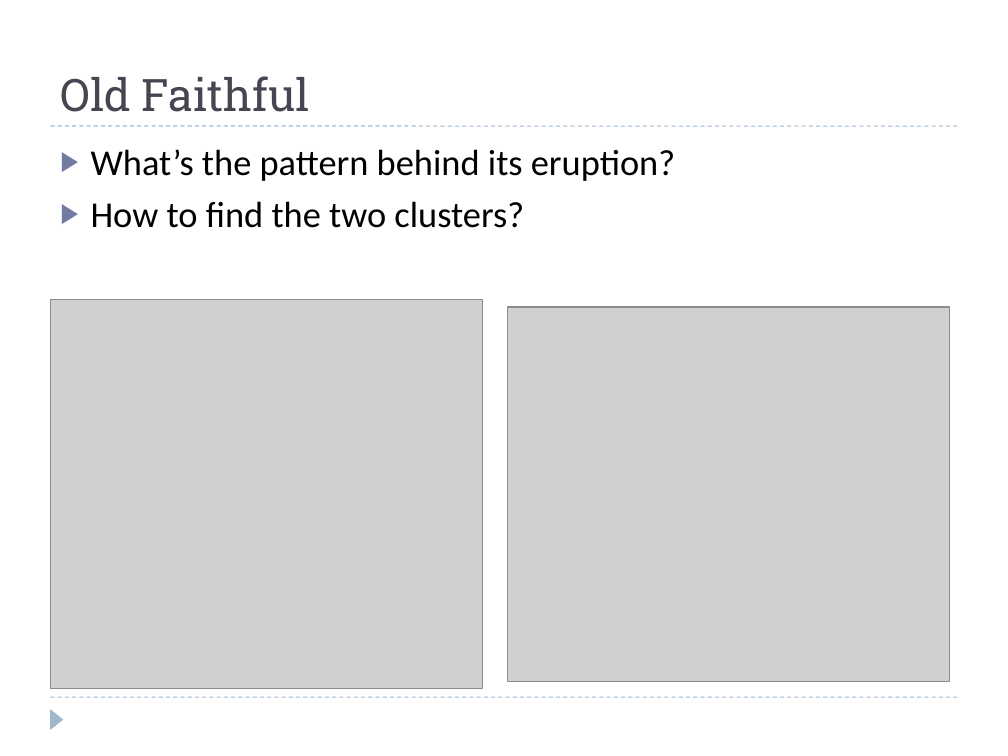
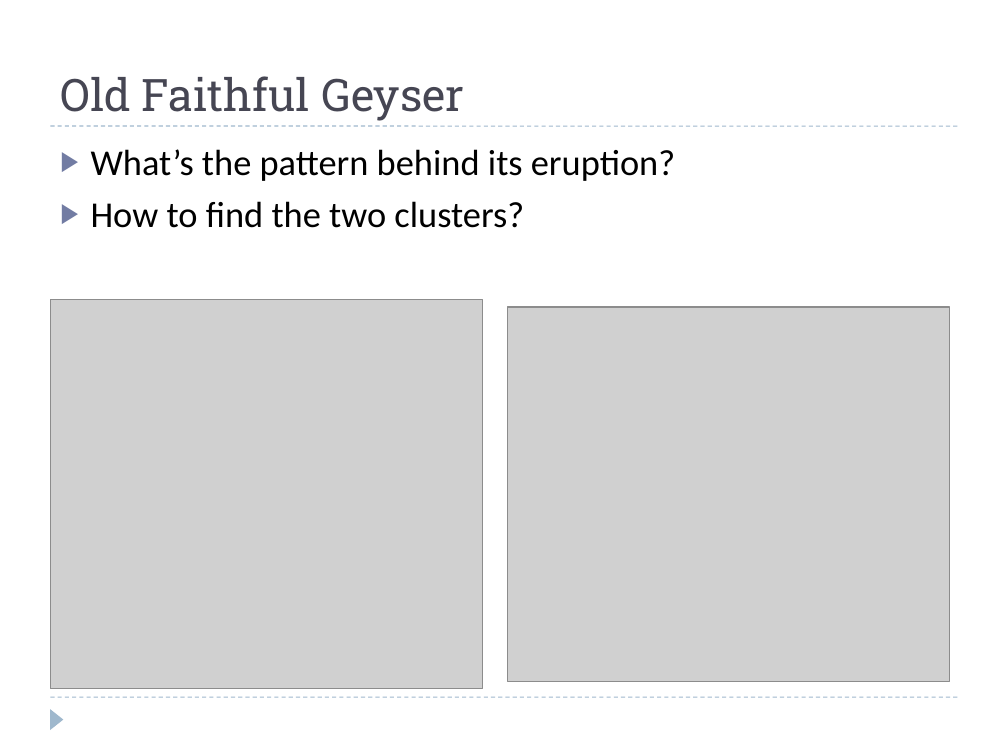
Before and after one commit to eldridgejm/dsc40b-2021-wi-public, a slide deck: slide 14 of published/lectures/01-intro/slides-wang.pptx. Drawn at 1008x756 pixels with LibreOffice and Linux fonts; fonts in the diff are those of the drawing; grey boxes stand for pictures. Boxes give left, top, right and bottom in pixels: in the first picture for what was removed or moved away, otherwise in the second. Text is boxed around its words. In the diff, an @@ line names an element or a change of style, - is before the commit and + after.

```diff
--- a/published/lectures/01-intro/slides-wang.pptx
+++ b/published/lectures/01-intro/slides-wang.pptx
@@ title at [60, 76, 464, 121]: text changed @@
-Old Faithful
+Old Faithful Geyser
```
Also in this commit, not shown: 3 other slides changed, 1 other file.
